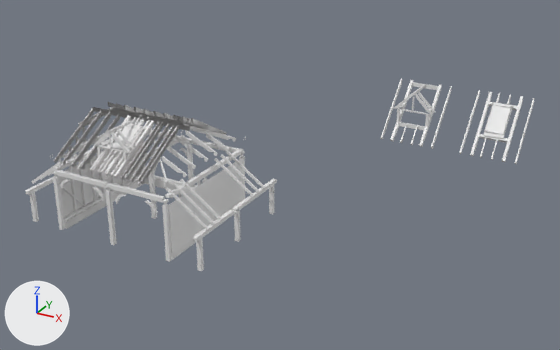
Two versions of the glTF model public/models/garage_poc_v3.glb, one commit apart.
Both versions are drawn from a 50 mm camera at (16.93, -20.86, 13.35) aimed at (4.29, 2.13, 1.86). Lighting does not change. The marker at lower left points along +X, +Y and +Z. The older version comes first. Where no turn or scale is listed for an object, it has been applied to the vertices.

Script lines for the objects in view, before the commit:
```python
me_assembly_view_frames_007 = bpy.data.meshes.new('Assembly View Frames.007')
me_assembly_view_frames_007.from_pydata(...)  # 228 vertices, 357 faces; spans x -1.03..1.01, y -0.66..1.19, z -0.95..1.0
me_assembly_view_frames_008 = bpy.data.meshes.new('Assembly View Frames.008')
me_assembly_view_frames_008.from_pydata(...)  # 213 vertices, 386 faces; spans x -1.01..1.03, y -0.88..0.97, z -0.91..1.03
me_assembly_view_frames_033 = bpy.data.meshes.new('Assembly View Frames.033')
me_assembly_view_frames_033.from_pydata(...)  # 296 vertices, 498 faces; spans x -2.55..1.76, y -2.93..2.35, z 0.0..1.41
ob_gable_roof_no_window = bpy.data.objects.new('Gable_Roof_No_Window', me_assembly_view_frames_033)
ob_gable_roof_no_window.location = (0.32, 0.36, 2.74)
ob_window_dormer_orig = bpy.data.objects.new('Window_Dormer_Orig', me_assembly_view_frames_007)
ob_window_dormer_orig.location = (7.97, 5.87, 3.63)
ob_window_velux_orig = bpy.data.objects.new('Window_Velux_Orig', me_assembly_view_frames_008)
ob_window_velux_orig.location = (11.03, 6.09, 3.6)
# also in view: 'Hip_Roof' at (0.01, -0.11, 3.39); 'Half_Hip_Roof_With_Window' at (-0.46, 0.07, 3.42); 'Cladding_R' at (2.54, 0.06, 1.19); 'Cladding_L' at (-2.52, 0.06, 1.19); 'Gable_Roof_With_Window' at (-0.07, 0.07, 3.45)
```
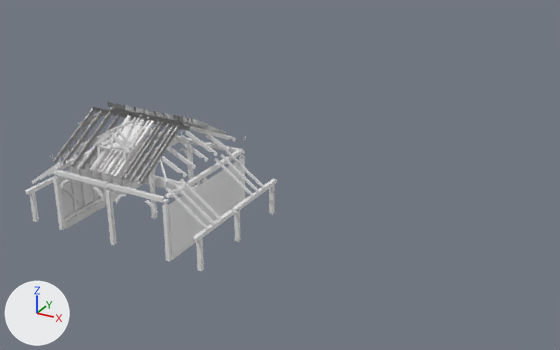
Changed parts and their boxes [x1, y1, x2, y2] in the pictures (560 x 350 px):
'Window_Velux_Orig', deleted: before [459, 90, 535, 164]
'Window_Dormer_Orig', deleted: before [381, 79, 452, 149]

What the commit changed:
Object 'Window_Dormer_Orig' (ob_window_dormer_orig) is deleted.
Object 'Window_Velux_Orig' (ob_window_velux_orig) is deleted.
